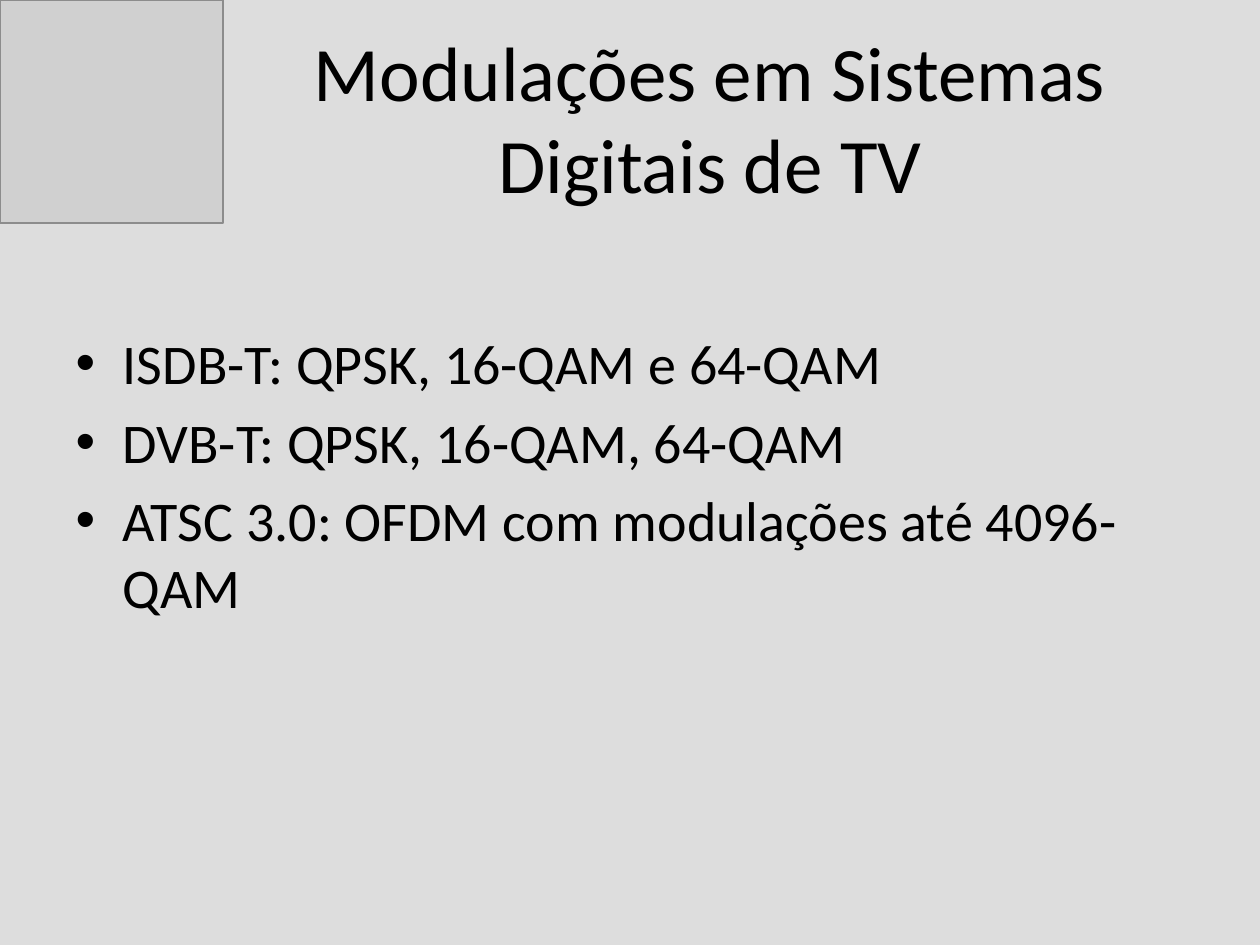
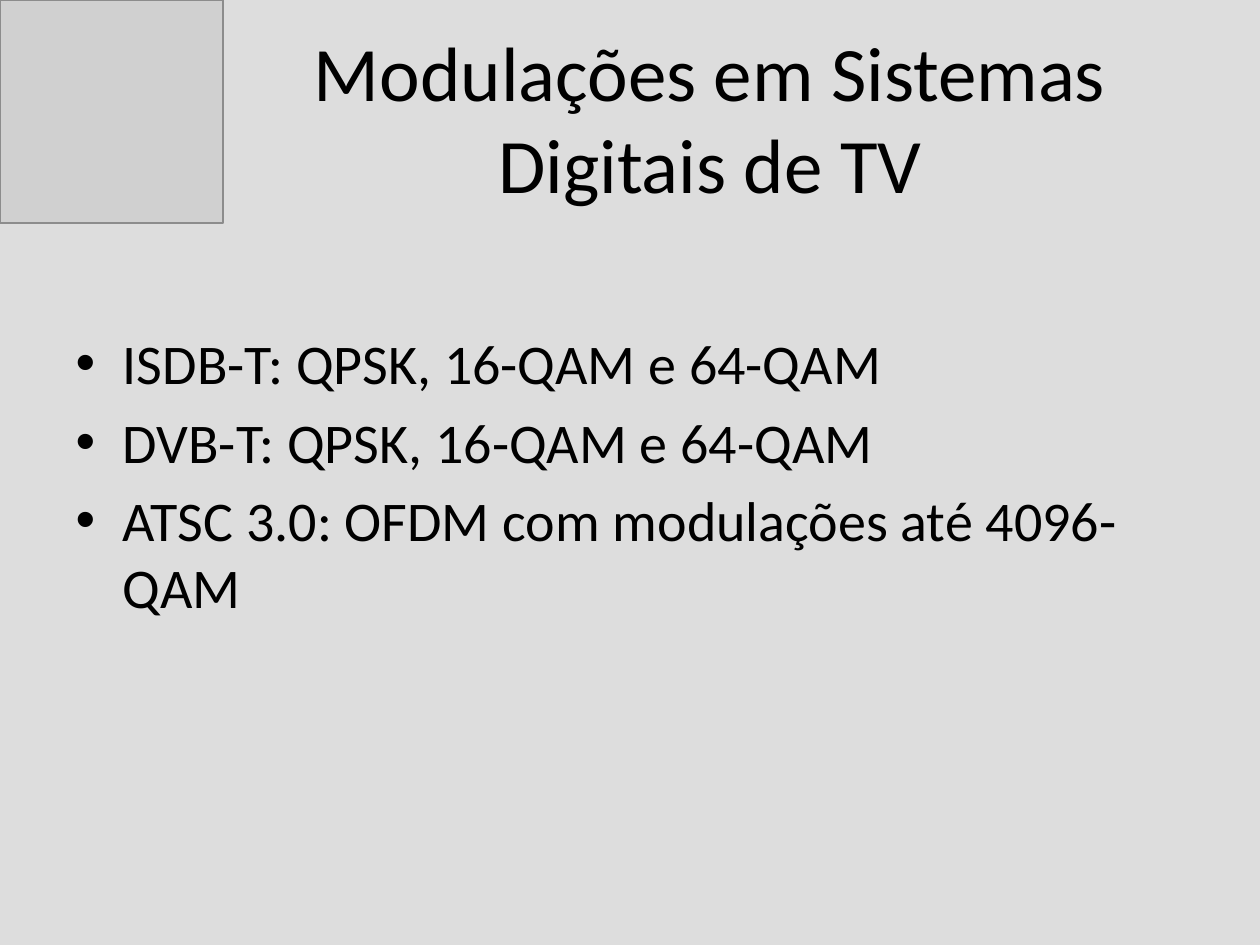
Before and after one commit to alenior/IFCE, a slide deck: slide 16 of P7/TV DIGITAL/modulacao_tv_digital.odp (slide 14 before the commit). Drawn at 1260x945 pixels with LibreOffice and Linux fonts; fonts in the diff are those of the drawing; grey boxes stand for pictures. Boxes give left, top, right and bottom in pixels: in the first picture for what was removed or moved away, otherwise in the second. Text is boxed around its words. In the diff, an @@ line names an element or a change of style, - is before the commit and + after.

```diff
--- a/P7/TV DIGITAL/modulacao_tv_digital.odp
+++ b/P7/TV DIGITAL/modulacao_tv_digital.odp
@@ text at (123, 425, 872, 471): text changed @@
-• DVB-T: QPSK, 16-QAM, 64-QAM
+• DVB-T: QPSK, 16-QAM e 64-QAM
```
Also in this commit, not shown: 6 other slides changed, 2 slides added, 1 slide removed, 6 other files.
